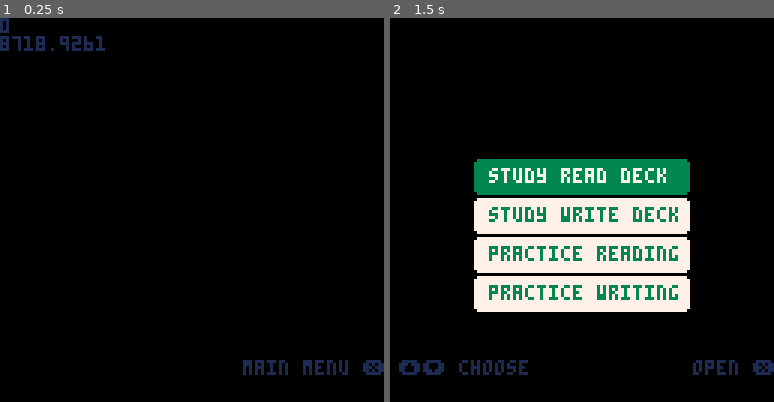
Above: before the commit, frames 1-2 (left to right).
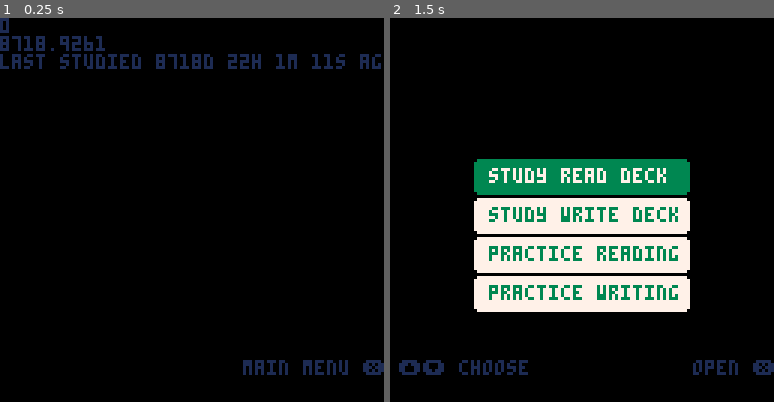
Above: after the commit, the same moments.

Repository: SestrenExsis/KanaPractice
Game: PICO-8 cartridge hiragana.p8
The game is run twice, just before and just after one commit, with the same random seed, the same clock (stepped at 60 frames per second) and the same inputs.
Inputs (mouse positions are in pixels of both pictures, inside the frame that each line leads up to):
- Up to frame 1 (0.25 s): no input
- Up to frame 2 (1.5 s): tap O (Z key) at 0.33, 0.7, 1.43 s; click (459, 121) at 0.67 s; tap X (X key) at 1.07 s; click (520, 267) at 1.22 s

The runs differ from the first frame. In frame 1, 1.5% of the frame differs, in the area x 0-100%, y 9-14%; in frame 2, nothing differs.

Commit message:
Create entime and detime functions

Diff:
--- a/hiragana.p8
+++ b/hiragana.p8
@@ -416,7 +416,7 @@
 -- 62   : previous study time
 -- 63   : memory version
 
-function logtm()
+function entime()
 	local res=0
 	res+=ceil(365.25*(stat(80)%100))
 	local leap=stat(80)%4==0
@@ -435,6 +435,18 @@
 	return res
 end
 
+function detime(tm)
+	local dy=flr(tm)
+	local hr=flr(tm*24)%24
+	local mi=flr(tm*24*60)%60
+	local sc=flr(tm*24*60*60)%60
+	local res=dy.."d "
+	res=res..hr.."h "
+	res=res..mi.."m "
+	res=res..sc.."s"
+	return res
+end
+
 function _init()
 	if dget(63)==0 then
 		-- if this is first load
@@ -452,7 +464,7 @@
 end
 
 function studytime()
-	dset(62,logtm())
+	dset(62,entime())
 end
 
 function initscreen()
@@ -610,7 +622,10 @@
 function drawtitle()
 	cls()
 	print(_logtm)
-	print(logtm())
+	local curtm=entime()
+	print(curtm)
+	local tm=detime(curtm-_logtm)
+	print("last studied "..tm.." ago")
 	drawmsgs()
 end
 
